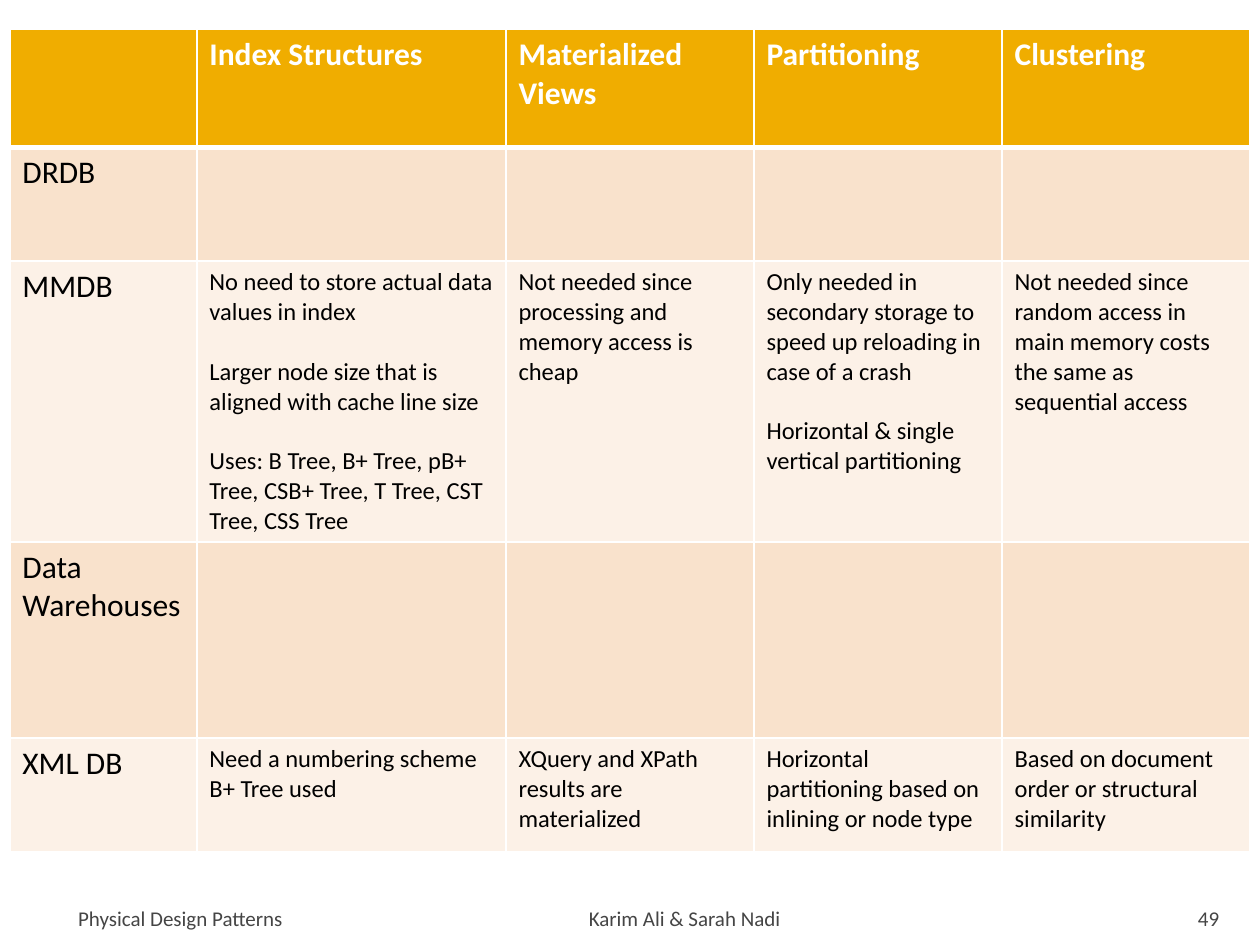
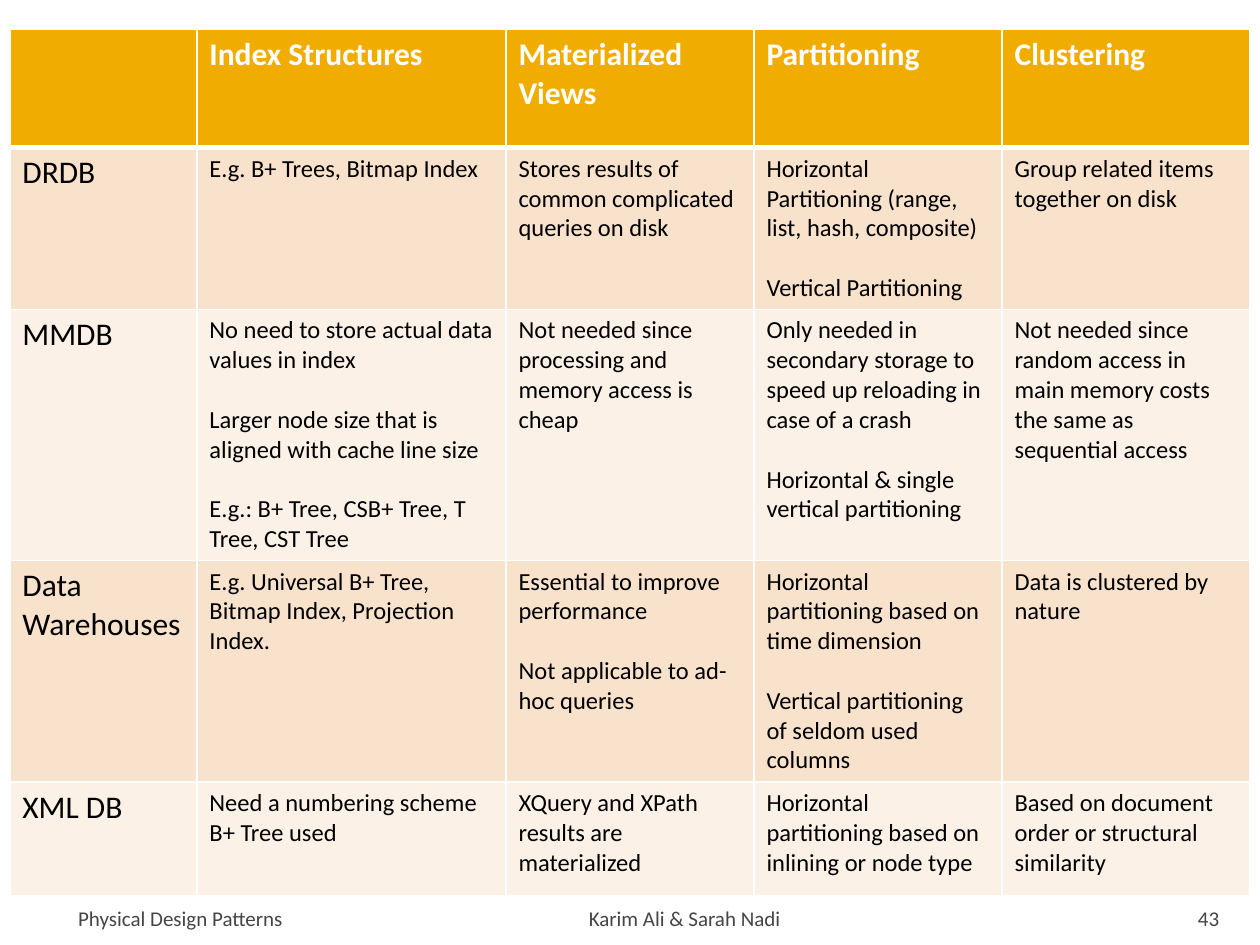
Before and after one commit to snadi/cs848-db, a slide deck: slide 43 of cs848-db/PhysDesignPres.pptx (slide 49 before the commit). Drawn at 1260x945 pixels with LibreOffice and Linux fonts; fonts in the diff are those of the drawing. Boxes give left, top, right and bottom in pixels: in the first picture for what was removed or moved away, otherwise in the second. Text is boxed around its words. In the diff, an @@ line names an element or a change of style, - is before the commit and + after.

```diff
--- a/cs848-db/PhysDesignPres.pptx
+++ b/cs848-db/PhysDesignPres.pptx
@@ table at (x1=10, y1=29, x2=1250, y2=887) @@
-row 2: DRDB |  |  |  | 
+row 2: DRDB | E.g. B+ Trees, Bitmap Index | Stores results of common complicated queries on disk | Horizontal Partitioning (range, list, hash, composite) / Vertical Partitioning | Group related items together on disk
-row 3, column 2: No need to store actual data values in index / Larger node size that is aligned with cache line size / Uses: B Tree, B+ Tree, pB+ Tree, CSB+ Tree, T Tree, CST Tree, CSS Tree
+row 3, column 2: No need to store actual data values in index / Larger node size that is aligned with cache line size / E.g.: B+ Tree, CSB+ Tree, T Tree, CST Tree
-row 3, column 4: Only needed in secondary storage to speed up reloading in case of a crash / Horizontal & single vertical partitioning
+row 3, column 4: Only needed in / secondary storage to speed up reloading in case of a crash / Horizontal & single vertical partitioning
-row 4: Data Warehouses |  |  |  | 
+row 4: Data Warehouses | E.g. Universal B+ Tree, Bitmap Index, Projection Index. | Essential to improve performance / Not applicable to ad-hoc queries | Horizontal partitioning based on time dimension / Vertical partitioning of seldom used columns | Data is clustered by nature
@@ page number at (x1=1198, y1=912, x2=1219, y2=926): text changed @@
-49
+43
```
Also in this commit, not shown: 38 other slides changed, 1 slide added, 8 slides removed.
